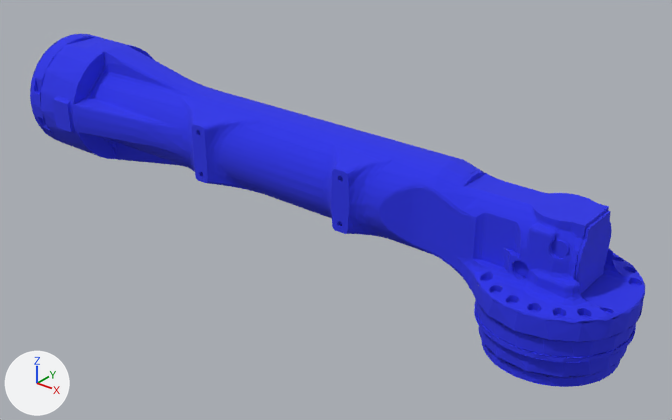
A saved change to the glTF model RobotModel/Motoman/GP88/Visual/glb/Link4.glb.
One viewpoint serves both versions: a 50 mm lens placed at (1.334, -0.716, 0.398), pointed at (0.75, 0.013, -0.054). Lighting does not change. The marker at lower left points along +X, +Y and +Z. The first picture is the older version.

The older version as bpy lines, for what is in view:
```python
mat_blue_material = principled_material('Blue-material')
mat_blue_material.base_color = (0.0225, 0.0306, 0.8)  # blue #2931e7
mat_blue_material.roughness = 1.0
me_link4_link4_002_mesh_0 = bpy.data.meshes.new('/Link4/Link4_002-mesh/0')
me_link4_link4_002_mesh_0.from_pydata(...)  # 4789 vertices, 6536 faces; spans x 0.318..1.103, y -0.078..0.081, z -0.117..0.074
me_link4_link4_002_mesh_0.materials.append(mat_blue_material)  # blue #2931e7
ob_link4_link4_002_mesh_0 = bpy.data.objects.new('/Link4/Link4_002-mesh/0', me_link4_link4_002_mesh_0)
ob_link4_link4_002_mesh_0.location = (0.0, 0.0, 0.0)
```
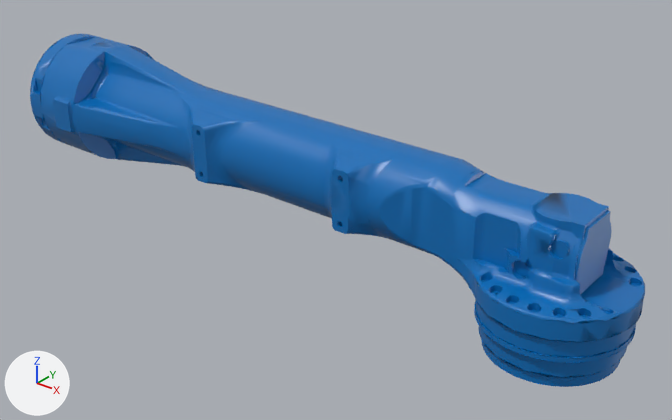
What the commit changed:
Material 'Blue-material' (mat_blue_material) changes colour from blue #2931e7 to blue #006eb8; in linear values from (0.0225, 0.0306, 0.8) to (0.0, 0.156, 0.479).
In material 'Blue-material' (mat_blue_material), roughness goes from 1.0 to 0.36.

Pixel boxes (x1, y1, x2, y2) of what changed, in the pictures (672 x 420 px):
'/Link4/Link4_002-mesh/0', recoloured, surface changed: (30, 34, 645, 387) in both
